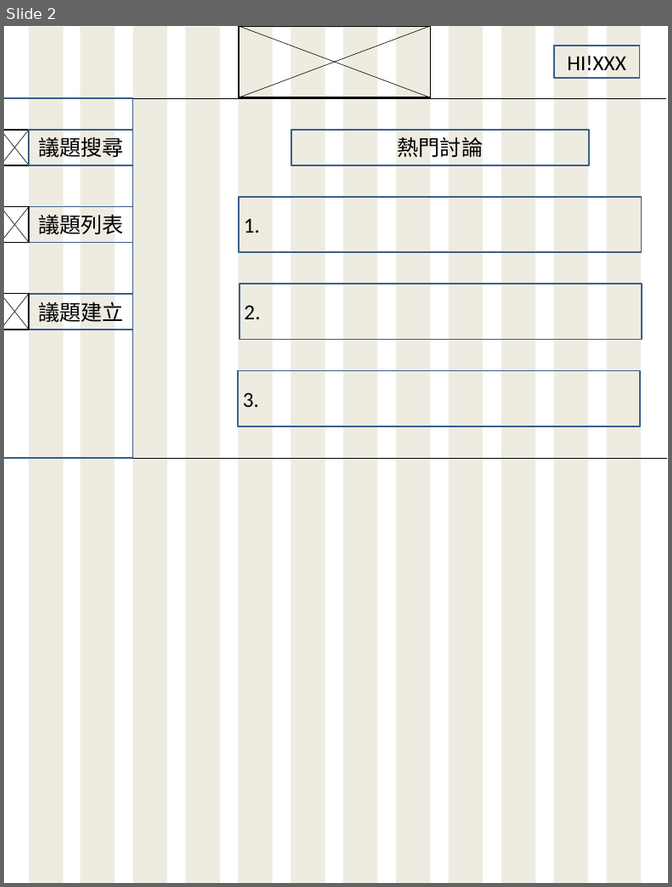
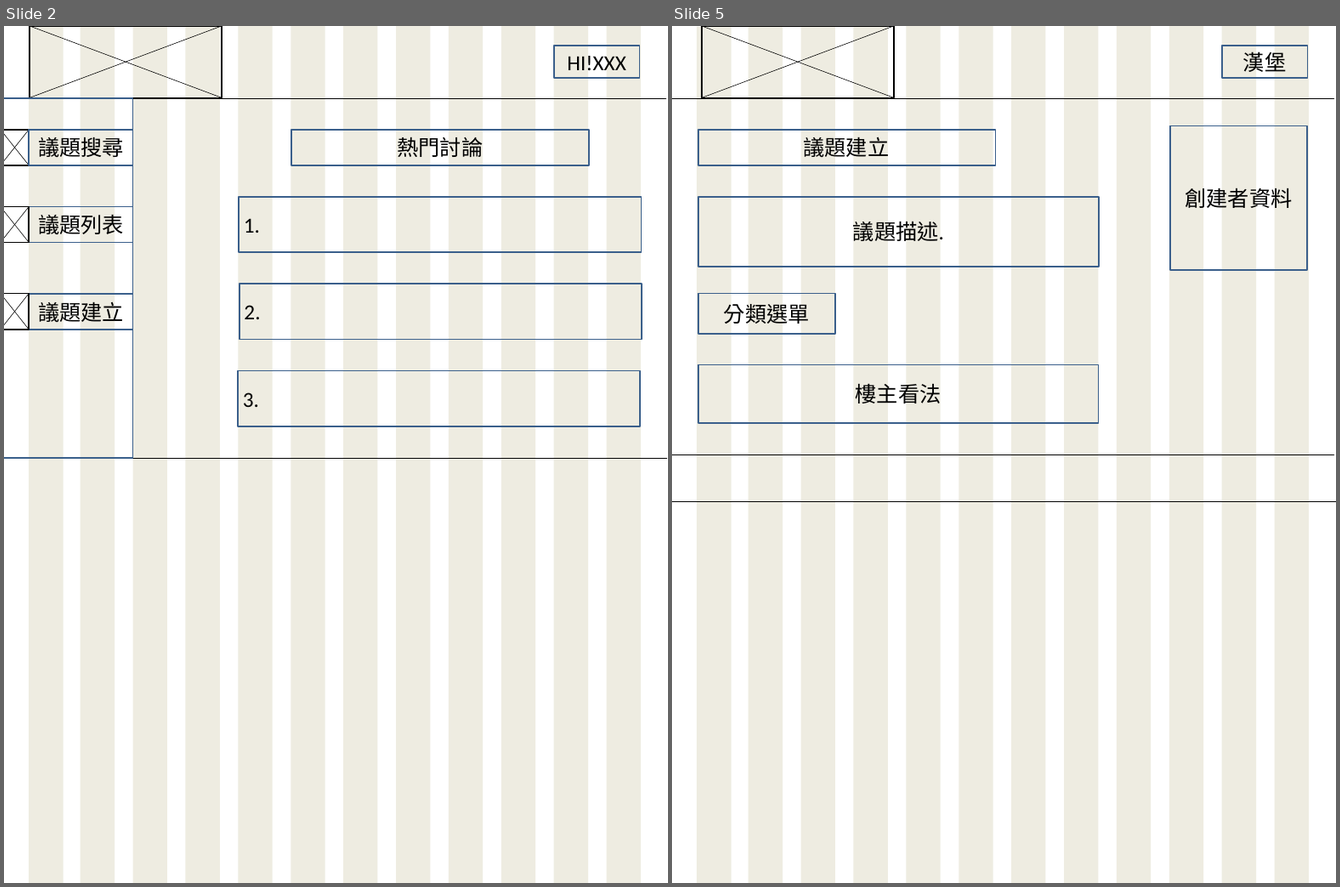
Before and after one commit to s60912frank/F2E-FinalProject, a slide deck: design/Bigsize.pptx. Shown side by side, each under a label of ours: slide 2 before the commit, slides 2 and 5 after it; the slides between them are not shown. The pictures are 672x887 and 1340x887 pixels, drawn with LibreOffice and Linux fonts; fonts in the diff are those of the drawing. Boxes give left, top, right and bottom in pixels: in the first picture for what was removed or moved away, otherwise in the second. Text is boxed around its words. In the diff, an @@ line names an element or a change of style, - is before the commit and + after.

```diff
--- a/design/Bigsize.pptx
+++ b/design/Bigsize.pptx
@@ slide 5 added at (x1=672, y1=26, x2=1336, y2=883), background #FFFFFF @@
@@ rectangle added at (x1=702, y1=26, x2=894, y2=97), outline #000000 2 pt @@
@@ line added from (702, 26) to (894, 97), #000000 0.75 pt @@
@@ line added from (894, 26) to (702, 97), #000000 0.75 pt @@
@@ group added at (x1=697, y1=26, x2=1309, y2=883): 12 rectangles @@
@@ rectangle added at (x1=1221, y1=46, x2=1307, y2=78), outline #3A5F8C 2 pt, 31 pt, text #000000 @@
+漢堡
@@ line added from (672, 98) to (1334, 98), #000000 0.75 pt @@
@@ rectangle added at (x1=1170, y1=126, x2=1306, y2=270), outline #3A5F8C 2 pt, 31 pt, text #000000 @@
+創建者資料
@@ rectangle added at (x1=698, y1=130, x2=996, y2=165), outline #3A5F8C 2 pt, 31 pt, text #000000 @@
+議題建立
@@ rectangle added at (x1=698, y1=197, x2=1099, y2=267), outline #3A5F8C 2 pt, 31 pt, text #000000 @@
+議題描述.
@@ rectangle added at (x1=698, y1=294, x2=835, y2=334), outline #3A5F8C 2 pt, 31 pt, text #000000 @@
+分類選單
@@ rectangle added at (x1=698, y1=365, x2=1099, y2=423), outline #3A5F8C 2 pt, 31 pt, text #000000 @@
+樓主看法
@@ line added from (672, 454) to (1334, 454), #000000 0.75 pt @@
@@ line added from (672, 502) to (1336, 502), #000000 0.75 pt @@
@@ slide 2 changed as well @@
@@ 2 lines, 1 rectangle moved together from (x1=239, y1=26, x2=431, y2=97) to (x1=30, y1=26, x2=222, y2=97) @@
```
Also in this commit, not shown: 1 other slide changed, 4 other slides added.
